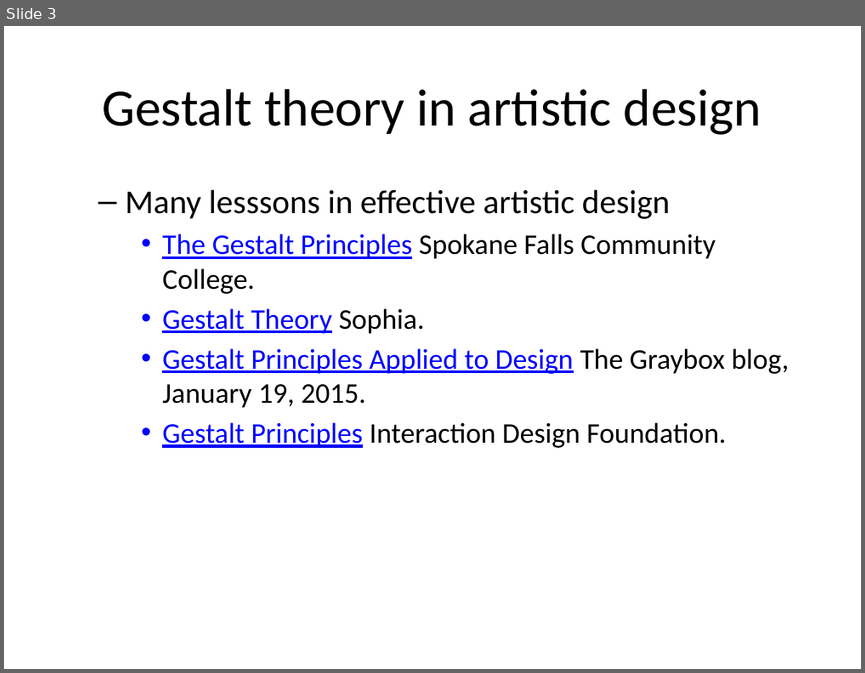
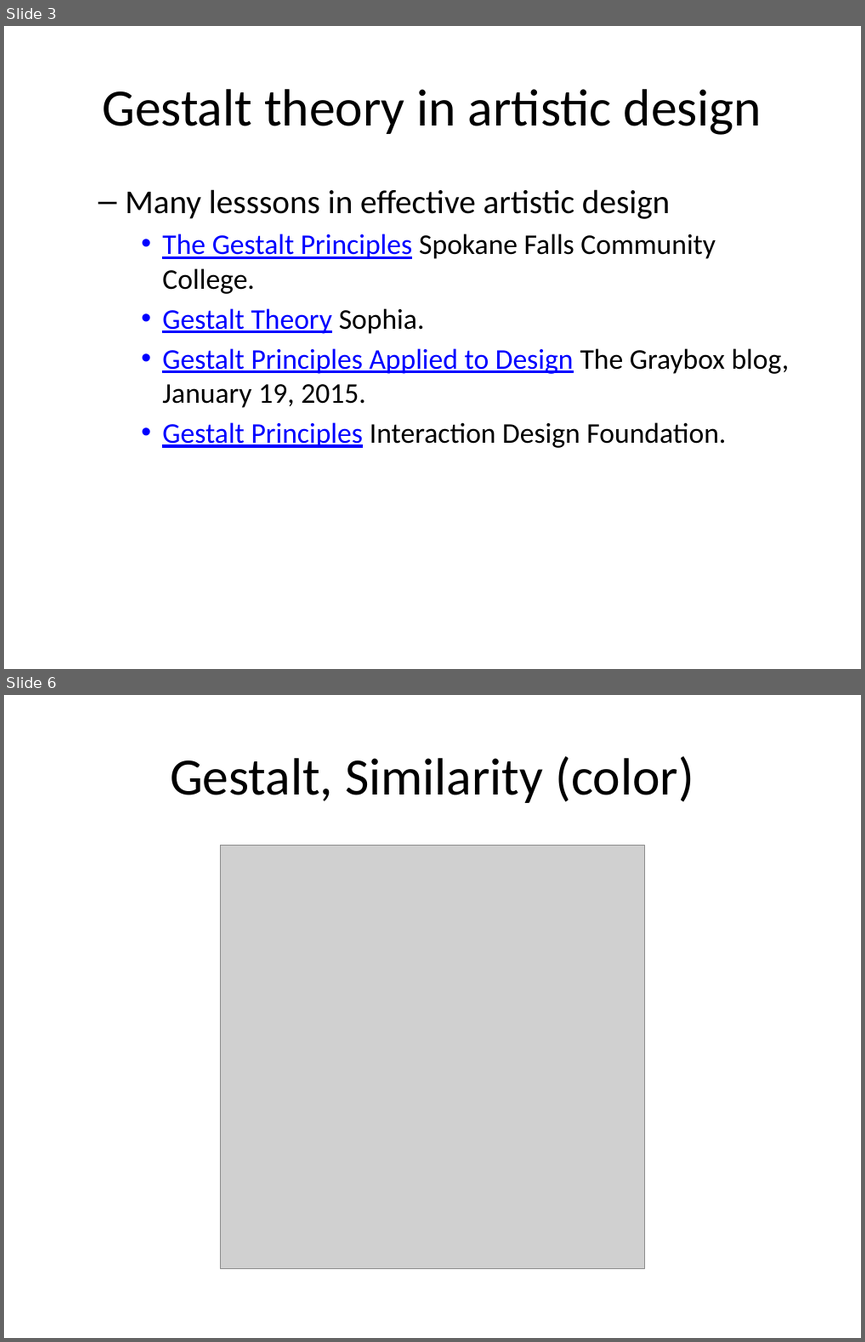
Before and after one commit to pmean/data-visualization, a slide deck: data-viz-03/component/tutorial-gestalt.pptx. Shown one above the other, each under a label of ours: slide 3 before the commit, slides 3 and 6 after it; the slides between them are not shown. The pictures are 865x673 and 865x1342 pixels, drawn with LibreOffice and Linux fonts; fonts in the diff are those of the drawing; grey boxes stand for pictures. Boxes give left, top, right and bottom in pixels: in the first picture for what was removed or moved away, otherwise in the second. Text is boxed around its words. In the diff, an @@ line names an element or a change of style, - is before the commit and + after.

```diff
--- a/data-viz-03/component/tutorial-gestalt.pptx
+++ b/data-viz-03/component/tutorial-gestalt.pptx
@@ slide 6 added at bbox=[4, 695, 861, 1338], background #FFFFFF @@
@@ title added at bbox=[170, 756, 693, 803], 44 pt, text #000000 @@
+Gestalt, Similarity (color)
@@ picture added at bbox=[221, 845, 644, 1268] @@
```
Also in this commit, not shown: 5 slides changed, 6 other slides added, 6 slides removed, 16 other files.
